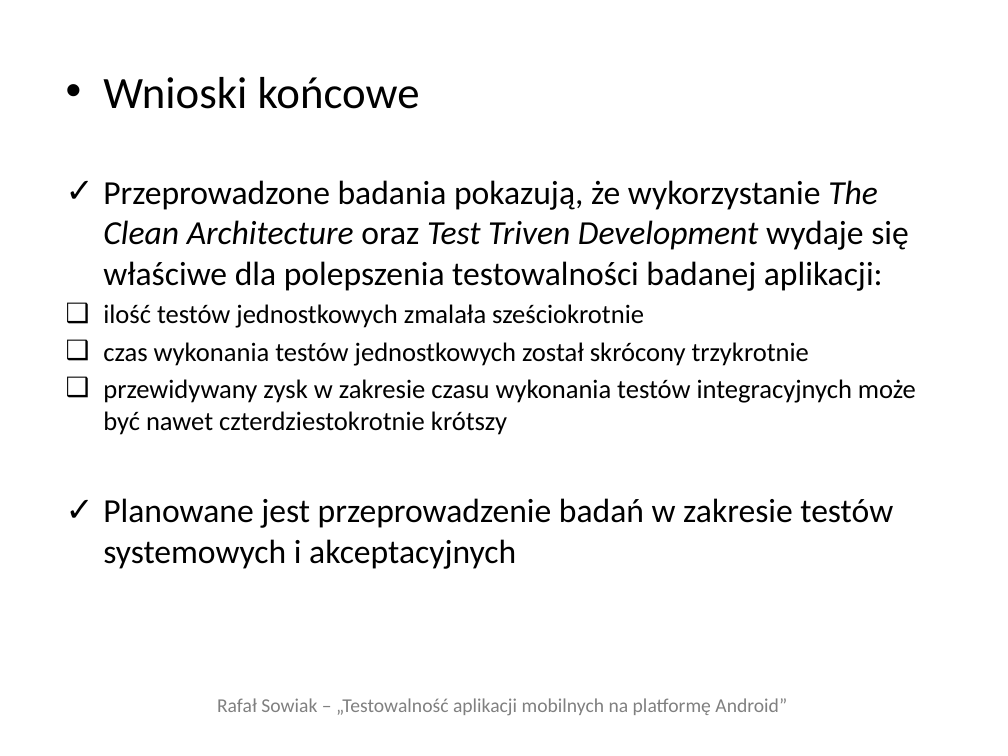
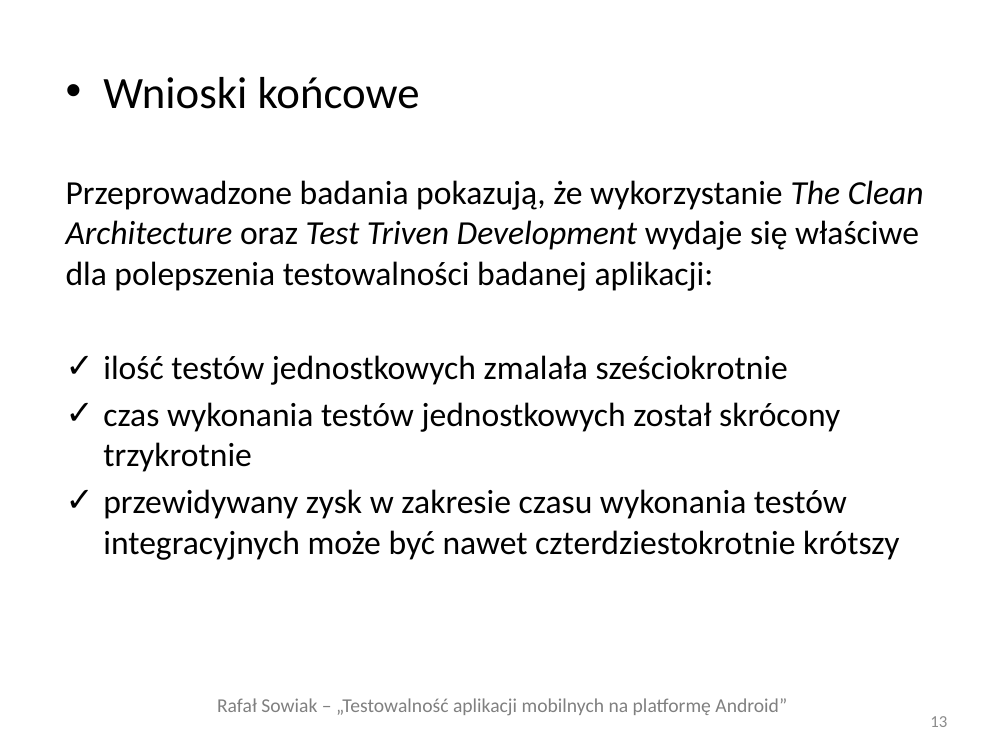
Before and after one commit to adventurewrites/mgr_info, a slide deck: slide 13 of rafal-sowiak-prezentacja-v1.pptx (slide 12 before the commit). Drawn at 1008x756 pixels with LibreOffice and Linux fonts; fonts in the diff are those of the drawing. Boxes give left, top, right and bottom in pixels: in the first picture for what was removed or moved away, otherwise in the second. Text is boxed around its words. In the diff, an @@ line names an element or a change of style, - is before the commit and + after.

```diff
--- a/rafal-sowiak-prezentacja-v1.pptx
+++ b/rafal-sowiak-prezentacja-v1.pptx
@@ text at bbox=[66, 180, 924, 560]: size 19 to 24 pt in "ilość testów jednostkowych zmalała sześciokrotnie", "czas wykonania testów jednostkowych został skrócony trzykrot ...", "przewidywany zysk w zakresie czasu wykonania testów ..."; bullet ✓ to none; bullet ❑ to ✓; more space between paragraphs @@
@@ text at bbox=[103, 498, 893, 569]: paragraph removed @@
-✓ Planowane jest przeprowadzenie badań w zakresie testów systemowych i akceptacyjnych
@@ page number added at bbox=[930, 716, 947, 727], 12 pt, text #8C8C8C @@
+13
```
Also in this commit, not shown: 10 other slides changed, 1 slide added, 4 other files.
